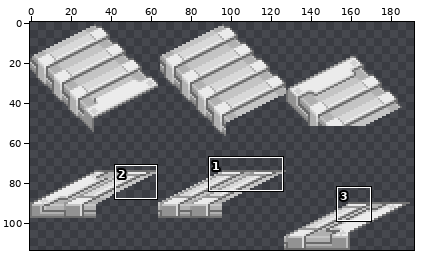
Two versions of one sprite sheet, server/assets/tiles/stairs/bullpoopstairscanfrackthemselves.png. Above, an overview of the earlier version with the close-up marked.
Close-up. The starting point:
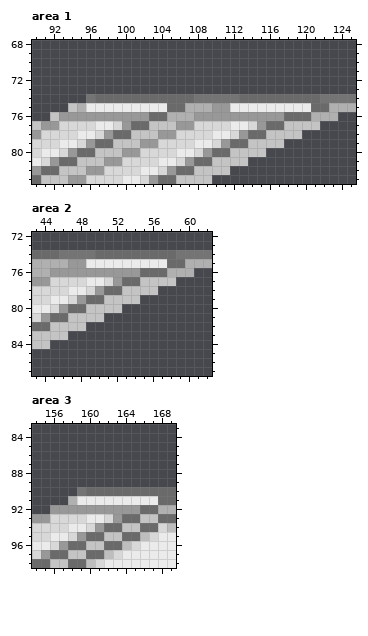
The file is 192x114 pixels. Colours within 5 levels of each other are drawn and written as one. Shown: area 1: x 90..125, y 68..83; area 2: x 43..62, y 72..87; area 3: x 154..169, y 83..98. The commit also changed other parts of the picture, which this record leaves out.
The same view after the edit:
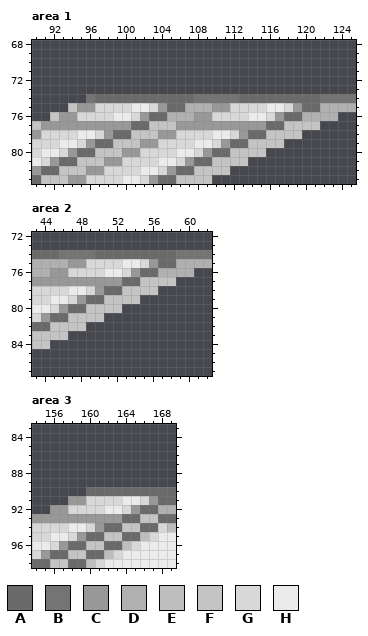
Palette (. is transparent): A #6a6a6a  B #747474  C #989898  D #b0b0b0  E #bebebe  F #c4c4c4  G #d8d8d8  H #ebebeb
Change:
Area 1:
y 75: x 95..100 DHHHHH -> CCGGGG; x 103..104 HH -> GC; x 112..115 HHHH -> GGGG; x 118..120 HHH -> GCA; x 122 A -> D
y 76: x 95..101 CCCCCCC -> GGGGHHG; x 110..116 CCCCCCC -> GGGGHHG; x 120 A -> D
y 77: x 93..99 GGGGHHG -> CCCCCCC; x 108..114 GGGGHHG -> CCCCCCC
Area 2:
y 75: x 49..52 HHHH -> GGGG; x 55..57 HHH -> GCA; x 59 A -> D
y 76: x 47..53 CCCCCCC -> GGGGHHG; x 57 A -> D
y 77: x 45..51 GGGGHHG -> CCCCCCC
Area 3:
y 90: x 159 B -> .
y 91: x 158..163 DHHHHH -> CCGGGG; x 166..167 HH -> GC
y 92: x 158..164 CCCCCCC -> GGGGHHG
y 93: x 156..162 GGGGHHG -> CCCCCCC
Where, in picture pixels (left, top, right, bottom), the same in both close-ups:
changed: (59, 103, 167, 130)
changed: (194, 103, 329, 130)
changed: (50, 259, 185, 286)
changed: (50, 487, 158, 523)
